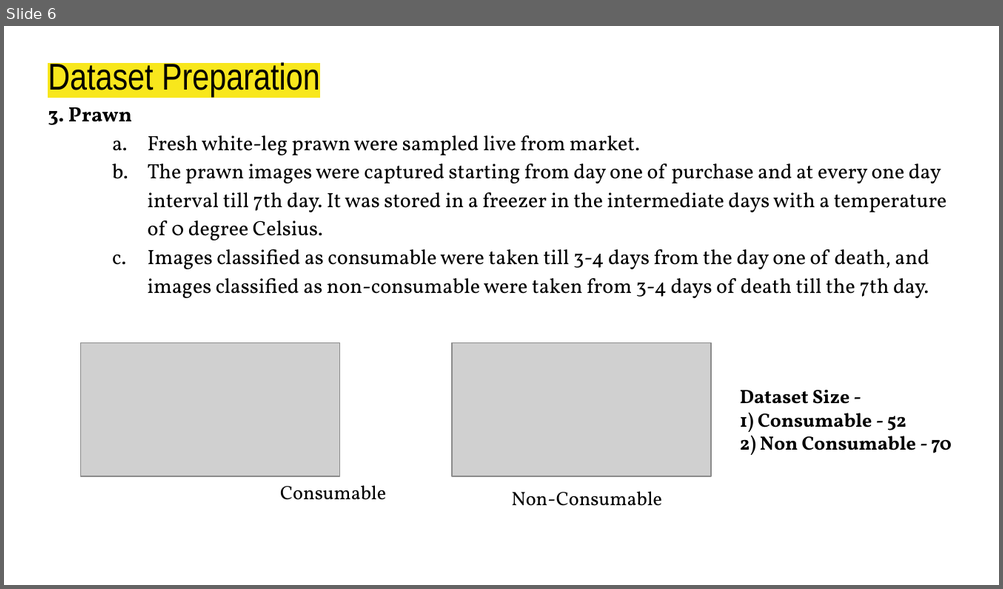
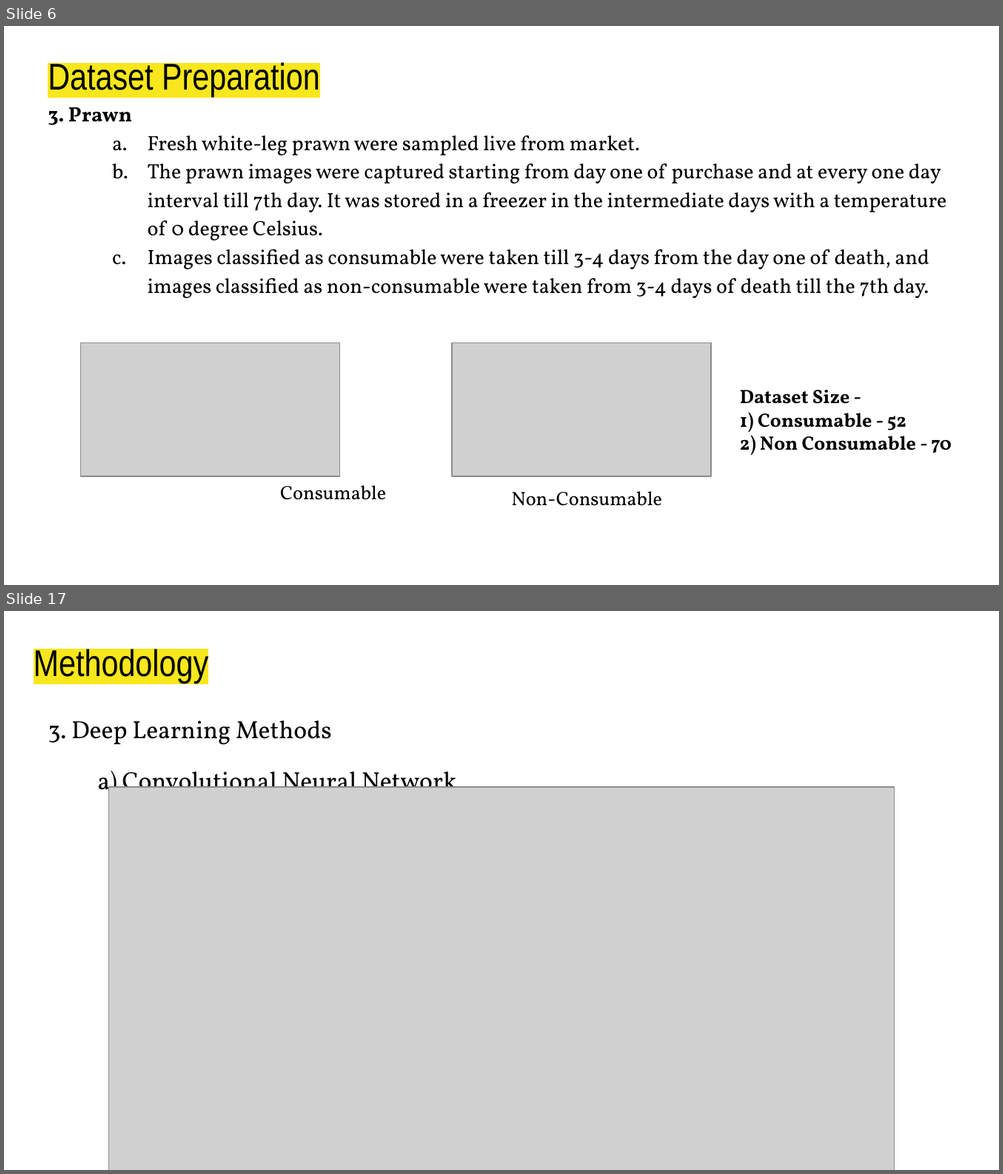
Before and after one commit to DebRC/Meat-Quality-Gradation-Research-Project-2023, a slide deck: Report-Paper-Survey/8th Semester/Report-Presentation.pptx. Shown one above the other, each under a label of ours: slide 6 before the commit, slides 6 and 17 after it; the slides between them are not shown. The pictures are 1003x589 and 1003x1174 pixels, drawn with LibreOffice and Linux fonts; fonts in the diff are those of the drawing; grey boxes stand for pictures. Boxes give left, top, right and bottom in pixels: in the first picture for what was removed or moved away, otherwise in the second. Text is boxed around its words. In the diff, an @@ line names an element or a change of style, - is before the commit and + after.

```diff
--- a/Report-Paper-Survey/8th Semester/Report-Presentation.pptx
+++ b/Report-Paper-Survey/8th Semester/Report-Presentation.pptx
@@ slide 17 added at [4, 611, 999, 1170], background #FFFFFF @@
@@ title added at [34, 646, 209, 684], 27 pt, text #000000 @@
+Methodology
@@ text added at [48, 721, 457, 801], 18 pt, text #000000 @@
+3. Deep Learning Methods
+a) Convolutional Neural Network
@@ picture added at [108, 787, 894, 1170] @@
```
Also in this commit, not shown: 6 slides changed, 18 other slides added, 5 slides removed, 1 other file.
